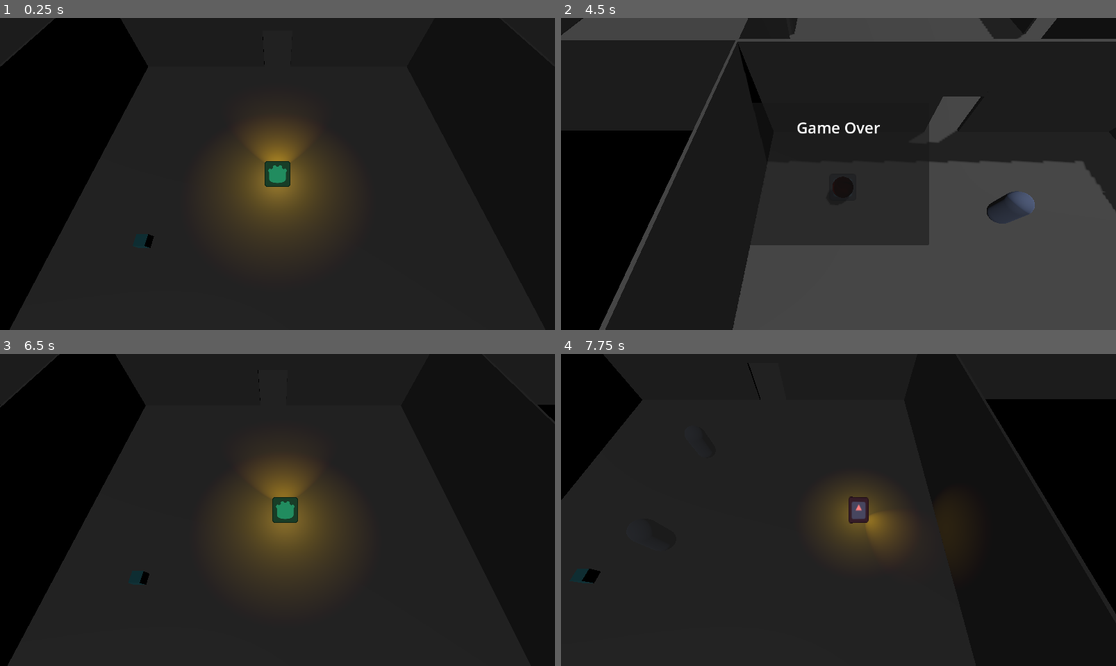
Above: before the commit, frames 1-4 (two rows, left to right).
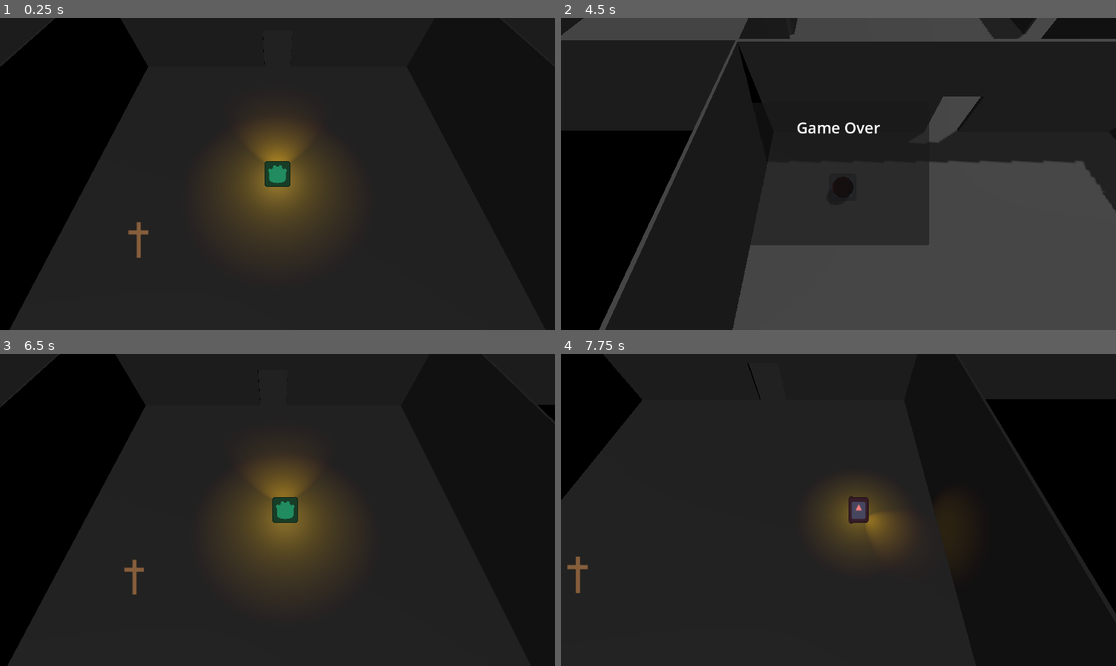
Above: after the commit, the same moments.

Repository: Rusty-Rat-Studios/dead-living-and-dying
Game: Godot game, scene res://test/grid_test.tscn
The game is run twice, just before and just after one commit, with the same random seed, the same clock (stepped at 60 frames per second) and the same inputs. This scene is started directly instead of the project's main scene. The engine's default icon, where the game draws it, is replaced by a stand-in: a white triangle on a blue panel in a dark square.
Inputs (mouse positions are in pixels of both pictures, inside the frame that each line leads up to):
- Up to frame 1 (0.25 s): no input
- Up to frame 2 (4.5 s): tap Enter at 0.5 s; move the mouse to (810, 236) at 0.52 s; hold Up (ui_up) 0.53-2.03 s; tap E (interact) at 0.6, 2.85 s; tap Keypad Enter (ui_accept) at 0.77, 1.52, 3.02, 3.77 s; move the mouse to (1005, 220) at 1.27 s; click (1005, 220) at 1.35 s; move the mouse to (672, 127) at 2.02 s; hold Left (ui_left) 2.03-3.53 s; tap Tab at 2.1, 4.35 s; move the mouse to (866, 174) at 2.77 s; move the mouse to (755, 96) at 3.52 s; press the mouse at (755, 96) at 3.53 s; hold Down (ui_down) 3.53-4.28 s; move the mouse to (960, 158) at 4.27 s; release the mouse at (960, 158) at 4.28 s; hold Right (ui_right) from 4.28 s (still down)
- Up to frame 3 (6.5 s): tap Keypad Enter (ui_accept) at 4.52, 5, 5.75, 6.02 s; move the mouse to (166, 525) at 5.02 s; release Right (ui_right) at 5.03 s; hold Up (ui_up) 5.03-5.78 s; tap E (interact) at 5.1 s; move the mouse to (333, 441) at 5.77 s; hold Right (ui_right) from 5.78 s (still down); click (333, 441) at 5.85 s
- Up to frame 4 (7.75 s): keep holding Right (ui_right); move the mouse to (810, 572) at 6.52 s; tap Tab at 6.6 s; tap Keypad Enter (ui_accept) at 6.77, 7.52 s; move the mouse to (1005, 556) at 7.27 s; tap E (interact) at 7.35 s

The runs differ from the first frame. In frame 1, 0.2% of the frame differs, in the area x 23-28%, y 65-77%; in frame 2, 0.5%, in the area x 76-86%, y 55-66%; in frame 3, 0.2%; in frame 4, 0.2%.

Commit message:
Reorder resource

Diff:
--- a/map/test_entity_table.tres
+++ b/map/test_entity_table.tres
@@ -6,29 +6,37 @@
 [ext_resource type="PackedScene" uid="uid://8tfld0cdj22d" path="res://items/crucifix/crucifix_world.tscn" id="4_u85v7"]
 [ext_resource type="Script" path="res://entity/entity_table.gd" id="5_53opc"]
 
+[sub_resource type="Resource" id="Resource_mbjog"]
+script = ExtResource("1_77xku")
+entity = ExtResource("2_n1cha")
+base_chance = 10.0
+chance_change = -3.0
+max_spawn = -1
+min_spawn = -1
+
 [sub_resource type="Resource" id="Resource_gdc5m"]
 script = ExtResource("1_77xku")
 entity = ExtResource("3_h77gq")
 base_chance = 15.0
 chance_change = -3.0
+max_spawn = -1
+min_spawn = -1
 
 [sub_resource type="Resource" id="Resource_u8hqv"]
 script = ExtResource("1_77xku")
 entity = ExtResource("4_u85v7")
 base_chance = 10.0
 chance_change = -10.0
+max_spawn = -1
+min_spawn = -1
 
 [sub_resource type="Resource" id="Resource_sbsac"]
 script = ExtResource("1_77xku")
 base_chance = 20.0
 chance_change = -3.0
-
-[sub_resource type="Resource" id="Resource_mbjog"]
-script = ExtResource("1_77xku")
-entity = ExtResource("2_n1cha")
-base_chance = 10.0
-chance_change = -3.0
+max_spawn = -1
+min_spawn = -1
 
 [resource]
 script = ExtResource("5_53opc")
-entities = Array[ExtResource("1_77xku")]([SubResource("Resource_gdc5m"), SubResource("Resource_u8hqv"), SubResource("Resource_sbsac"), SubResource("Resource_mbjog")])
+entities = Array[ExtResource("1_77xku")]([SubResource("Resource_mbjog"), SubResource("Resource_gdc5m"), SubResource("Resource_u8hqv"), SubResource("Resource_sbsac")])
